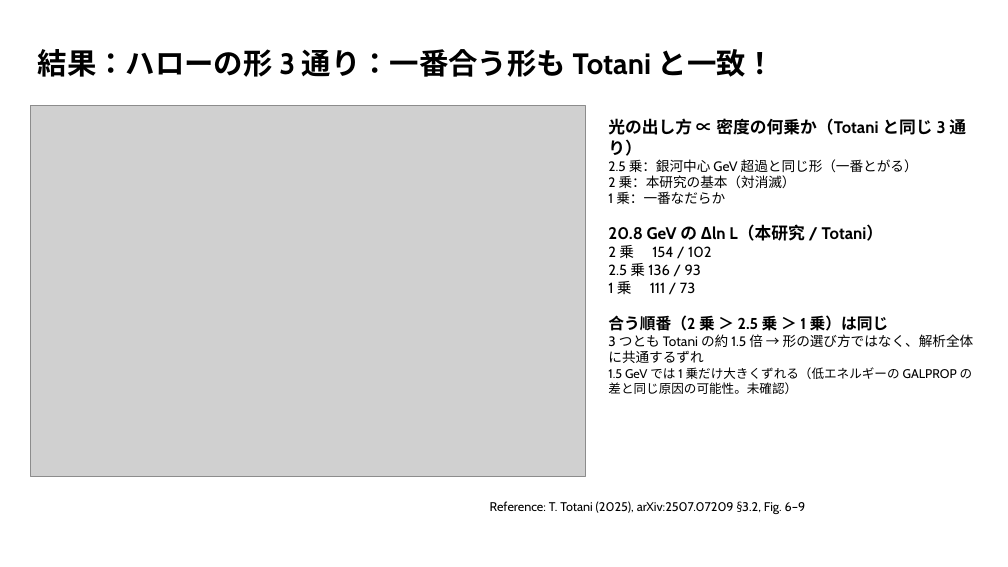
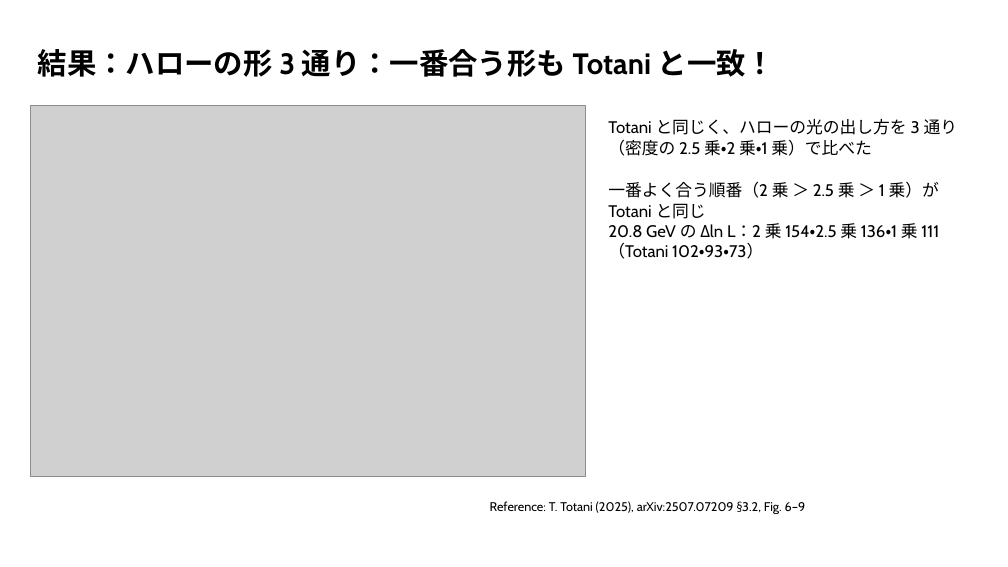
Before and after one commit to Mikann20041029/darkmatter-slides, a slide deck: slide 20 of slides/2026-10-03_研究進捗報告_claude_夕方版.pptx. Drawn at 1008x567 pixels with LibreOffice and Linux fonts; fonts in the diff are those of the drawing; grey boxes stand for pictures. Boxes give left, top, right and bottom in pixels: in the first picture for what was removed or moved away, otherwise in the second. Text is boxed around its words. In the diff, an @@ line names an element or a change of style, - is before the commit and + after.

```diff
--- a/slides/2026-10-03_研究進捗報告_claude_夕方版.pptx
+++ b/slides/2026-10-03_研究進捗報告_claude_夕方版.pptx
@@ text at (608, 119, 958, 259): text changed; size 13 to 16 pt @@
-光の出し方 ∝ 密度の何乗か（Totani と同じ 3 通り）
-2.5 乗：銀河中心 GeV 超過と同じ形（一番とがる）
-2 乗：本研究の基本（対消滅）
-1 乗：一番なだらか
-20.8 GeV の Δln L（本研究 / Totani）
-2 乗 154 / 102
-2.5 乗 136 / 93
-1 乗 111 / 73
-合う順番（2 乗 ＞ 2.5 乗 ＞ 1 乗）は同じ
-3 つとも Totani の約 1.5 倍 → 形の選び方ではなく、解析全体に共通するずれ
-1.5 GeV では 1 乗だけ大きくずれる（低エネルギーの GALPROP の差と同じ原因の可能性。未確認）
+Totani と同じく、ハローの光の出し方を 3 通り（密度の 2.5 乗・2 乗・1 乗）で比べた
+一番よく合う順番（2 乗 ＞ 2.5 乗 ＞ 1 乗）が Totani と同じ
+20.8 GeV の Δln L：2 乗 154・2.5 乗 136・1 乗 111（Totani 102・93・73）
```
Also in this commit, not shown: 26 other slides changed, 1 slide added.
